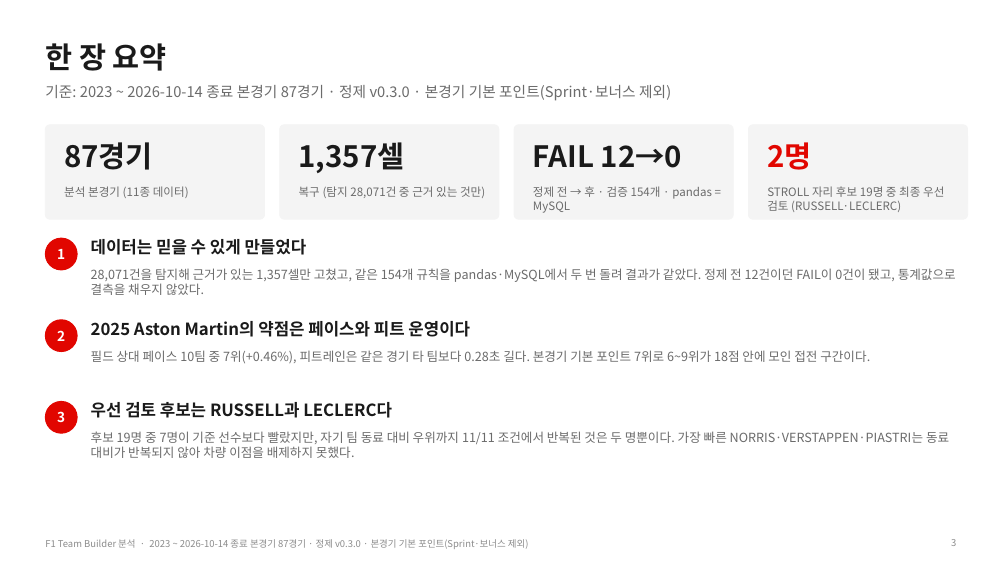
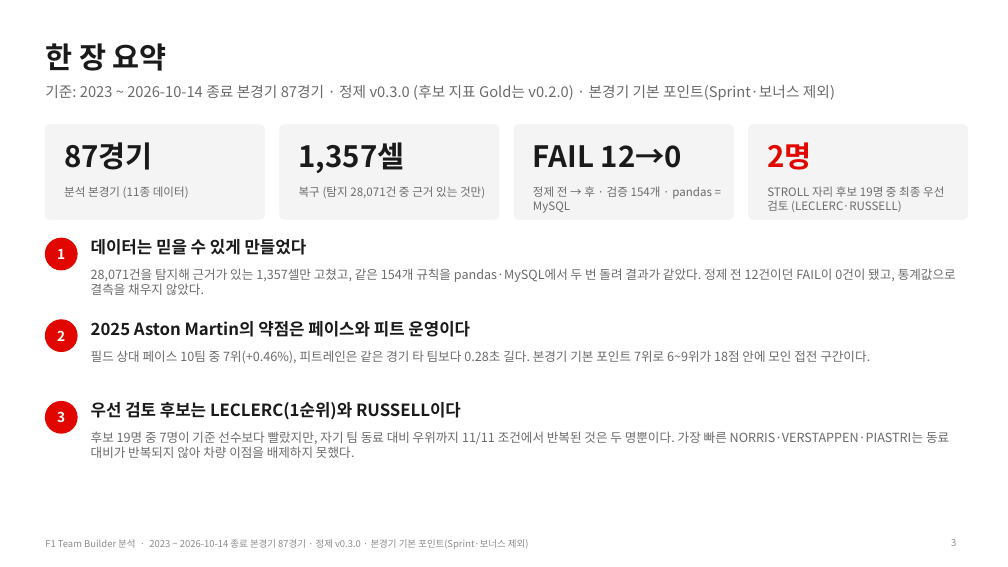
Before and after one commit to encore-ai-campus/mlo-02-p2-team1, a slide deck: slide 3 of docs/F1_TeamBuilder_발표자료.pptx. Drawn at 1008x567 pixels with LibreOffice and Linux fonts; fonts in the diff are those of the drawing. Boxes give left, top, right and bottom in pixels: in the first picture for what was removed or moved away, otherwise in the second. Text is boxed around its words. In the diff, an @@ line names an element or a change of style, - is before the commit and + after.

```diff
--- a/docs/F1_TeamBuilder_발표자료.pptx
+++ b/docs/F1_TeamBuilder_발표자료.pptx
@@ text at <box>45,85,835,101</box>: text changed @@
-기준: 2023 ~ 2026-10-14 종료 본경기 87경기 · 정제 v0.3.0 · 본경기 기본 포인트(Sprint·보너스 제외)
+기준: 2023 ~ 2026-10-14 종료 본경기 87경기 · 정제 v0.3.0 (후보 지표 Gold는 v0.2.0) · 본경기 기본 포인트(Sprint·보너스 제외)
@@ text at <box>767,186,944,212</box>: text changed @@
-STROLL 자리 후보 19명 중 최종 우선 검토 (RUSSELL·LECLERC)
+STROLL 자리 후보 19명 중 최종 우선 검토 (LECLERC·RUSSELL)
@@ text at <box>91,402,461,420</box>: text changed @@
-우선 검토 후보는 RUSSELL과 LECLERC다
+우선 검토 후보는 LECLERC(1순위)와 RUSSELL이다
```
Also in this commit, not shown: 11 other slides changed, 1 other file.
